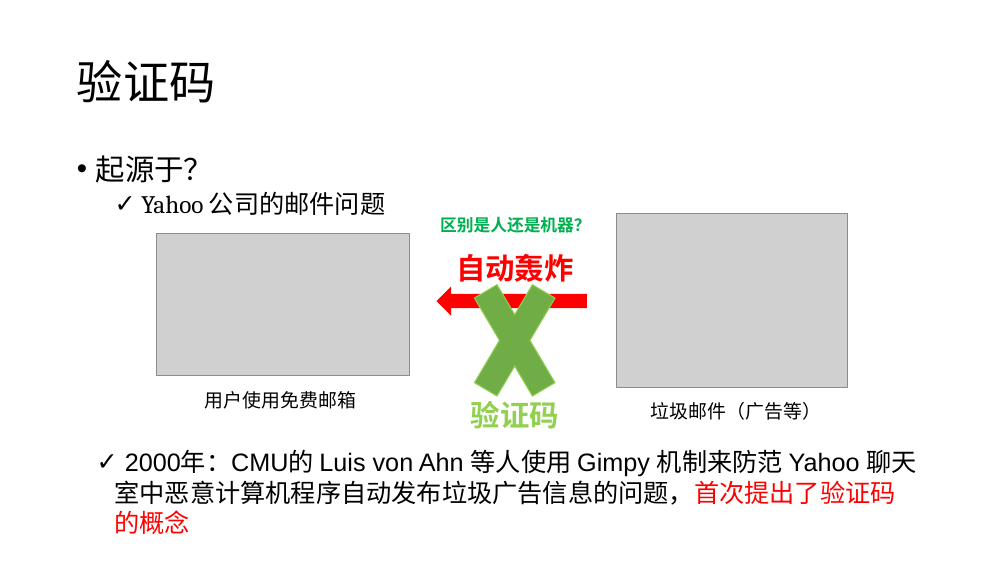
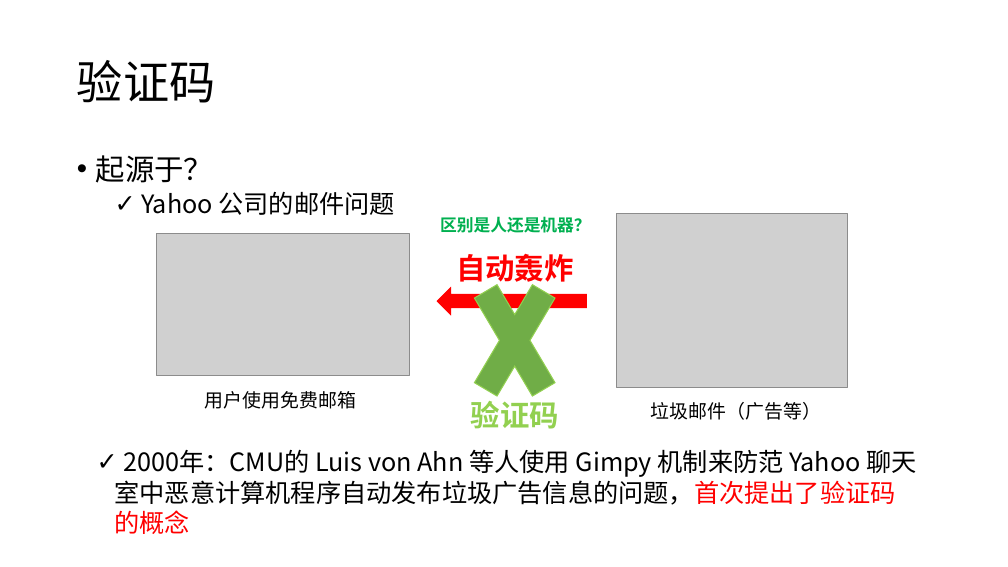
Before and after one commit to RiskySignal/Web-Security-Project, a slide deck: slide 3 of document/验证码绕过技术原理.pptx. Drawn at 1008x567 pixels with LibreOffice and Linux fonts; fonts in the diff are those of the drawing; grey boxes stand for pictures. Boxes give left, top, right and bottom in pixels: in the first picture for what was removed or moved away, otherwise in the second. Text is boxed around its words. In the diff, an @@ line names an element or a change of style, - is before the commit and + after.

Commit message:
修改PPT
修改“验证码绕过技术原理”

```diff
--- a/document/验证码绕过技术原理.pptx
+++ b/document/验证码绕过技术原理.pptx
@@ text "起源于？" at bbox=[96, 155, 395, 215]: font Cambria to Noto Sans CJK SC @@
@@ text "2000年：CMU的 Luis von Ahn 等人使用 ..." at bbox=[115, 449, 916, 534]: font Arial to Noto Sans CJK SC @@
```
Also in this commit, not shown: 13 other slides changed, 1 slide added, 2 other files.
